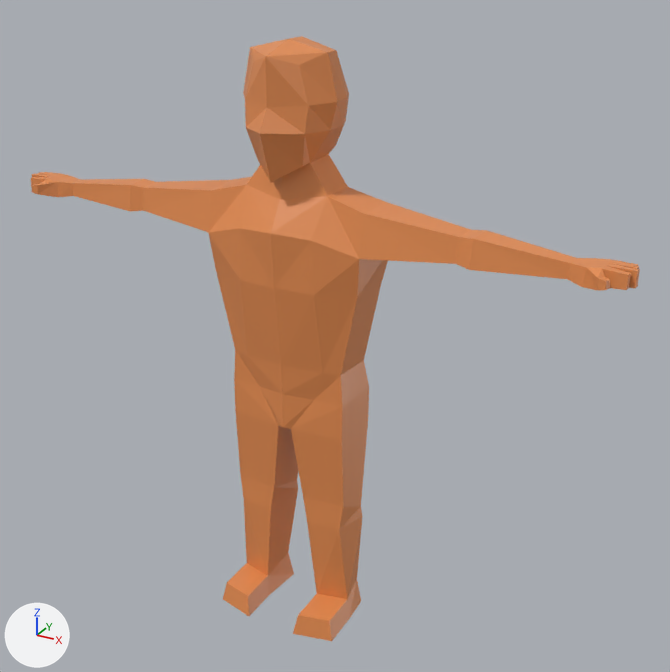
The Blender file character.blend: old version first, new version second.
Before and after are seen from a 50 mm lens placed at (10.97, -18.16, 3.64), pointed at (0.8, 0.33, -5.61). Lighting does not change. The marker at lower left points along +X, +Y and +Z.
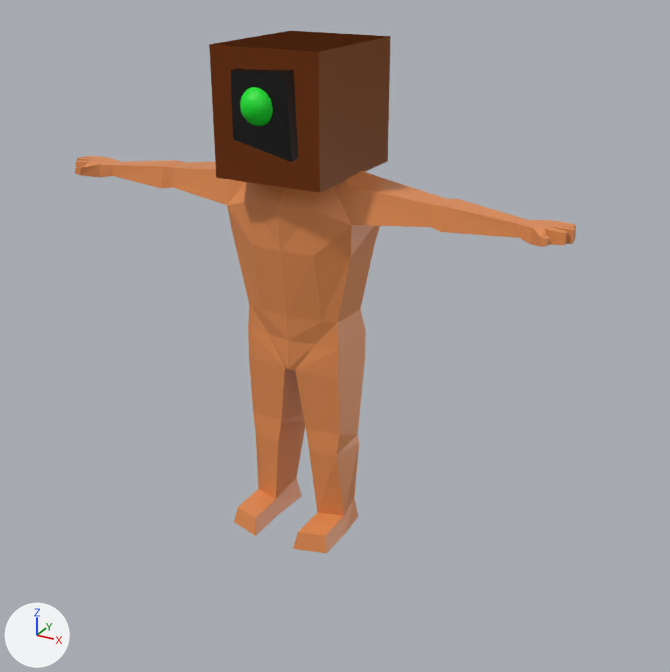
Edits to the bpy script that builds the scene:
```text
Add mat_material_002:
    mat_material_002 = principled_material('Material.002')
    mat_material_002.base_color = (0.0, 0.8, 0.0209)  # green #00e728
Add mat_material_001:
    mat_material_001 = principled_material('Material.001')
    mat_material_001.base_color = (0.0, 0.0, 0.0)  # black #000000
    mat_material_001.roughness = 0.4
Change me_cube:
    used by ob_cube; location = (0.0, 0.0, 0.0)
    remove me_cube.from_pydata(...)  # 143 vertices, 134 faces; spans x -0.03..7.96, y -1.77..1.13, z -13.4..1.46
    add me_cube.from_pydata(...)  # 125 vertices, 115 faces, 2 loose edges; spans x -1.63..7.96, y -1.77..1.63, z -13.4..1.54
    me_cube part 1: a new loose piece, a box spanning x -1.63..1.63, y -1.63..1.63, z -1.97..1.54, in mat_material (orange #e78f52)
    me_cube part 2
    26 vertices are removed from x 0.0..1.21, y -1.54..1.13, z -1.51..1.46
    25 faces are deleted
    2 loose edges are added
Add me_sphere:
    me_sphere.from_pydata(...)  # a UV sphere (32 segments, 16 rings, poles along z) spanning x -0.565..0.565, y -0.565..0.565, z -0.565..0.565
    me_sphere.materials.append(mat_material_002)  # green #00e728
Add me_cube_001:
    me_cube_001.from_pydata([(0.9, 0.96, 0.91), (1.0, 1.0, -1.0), (0.9, -1.04, 0.91), (1.0, -0.98, -1.32), (-1.0, 1.0, 1.0), (-1.0, 1.0, -1.0), (-0.74, -1.01, 0.84), (-0.76, -1.01, -0.9)], [], [(0, 4, 6, 2), (3, 2, 6, 7), (7, 6, 4, 5), (5, 1, 3, 7), (1, 0, 2, 3), (5, 4, 0, 1)])
    me_cube_001.materials.append(mat_material_001)  # black #000000
Change ob_cube:
    ob_cube.location: (0.0, 0.0, 0.0) -> (0.19, 0.0, 0.17)
    ob_cube.scale: (1.0, 1.0, 1.0) -> (0.81, 1.0, 0.808)
Add ob_sphere:
    ob_sphere = bpy.data.objects.new('Sphere', me_sphere)
    ob_sphere.location = (0.19, -1.64, 0.28)
    ob_sphere.scale = (0.81, 1.0, 0.808)
Add ob_cube_001:
    ob_cube_001 = bpy.data.objects.new('Cube.001', me_cube_001)
    ob_cube_001.location = (0.19, -0.91, 0.28)
    ob_cube_001.scale = (0.81, 1.0, 0.808)
```

What differs and where, as boxes (x1, y1, x2, y2) in the pictures (670 x 672 px):
'Cube', reshaped, moved, rescaled (18% narrower, 14% shorter): before (31, 36, 640, 641); after (75, 31, 576, 553)
'Cube.001', added (black): after (231, 68, 298, 162)
'Sphere', added (green): after (240, 87, 273, 126)
part 1 of me_cube, added: after (209, 31, 391, 193)
part 2 of me_cube, cut back (orange): before (243, 36, 349, 200)
